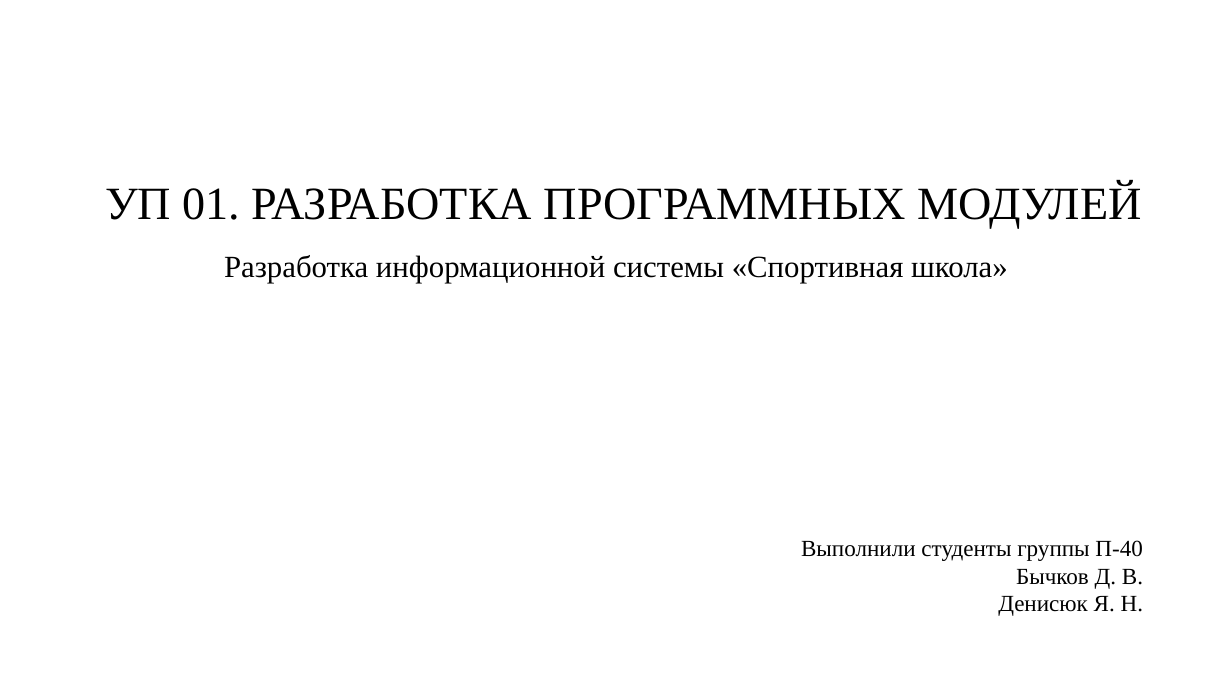
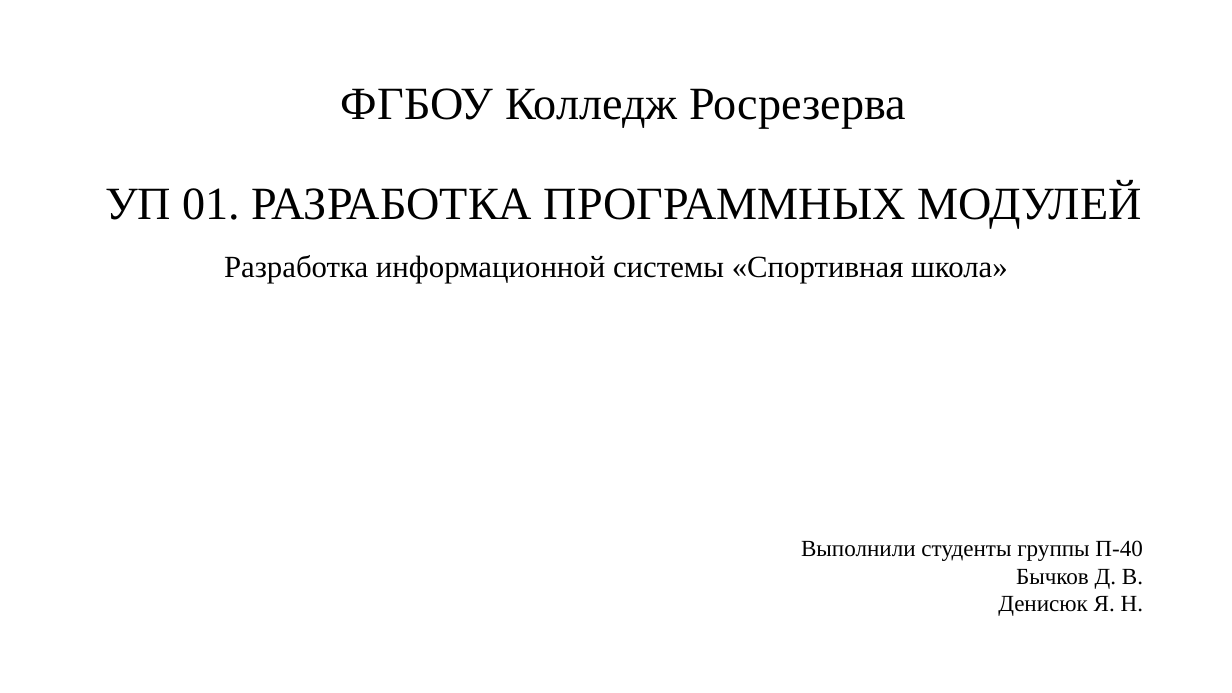
Before and after one commit to DmtrDv/sport-school, a slide deck: slide 1 of УП01 презентация.pptx. Drawn at 1232x693 pixels with LibreOffice and Linux fonts; fonts in the diff are those of the drawing; background and template pictures are left out. Boxes give left, top, right and bottom in pixels: in the first picture for what was removed or moved away, otherwise in the second. Text is boxed around its words. In the diff, an @@ line names an element or a change of style, - is before the commit and + after.

```diff
--- a/УП01 презентация.pptx
+++ b/УП01 презентация.pptx
@@ title at (x1=105, y1=88, x2=1141, y2=229): text changed @@
-УП 01. РАЗРАБОТКА ПРОГРАММНЫХ МОДУЛЕЙ
+ФГБОУ Колледж Росрезерва
+УП 01. РАЗРАБОТКА ПРОГРАММНЫХ МОДУЛЕЙ
```
